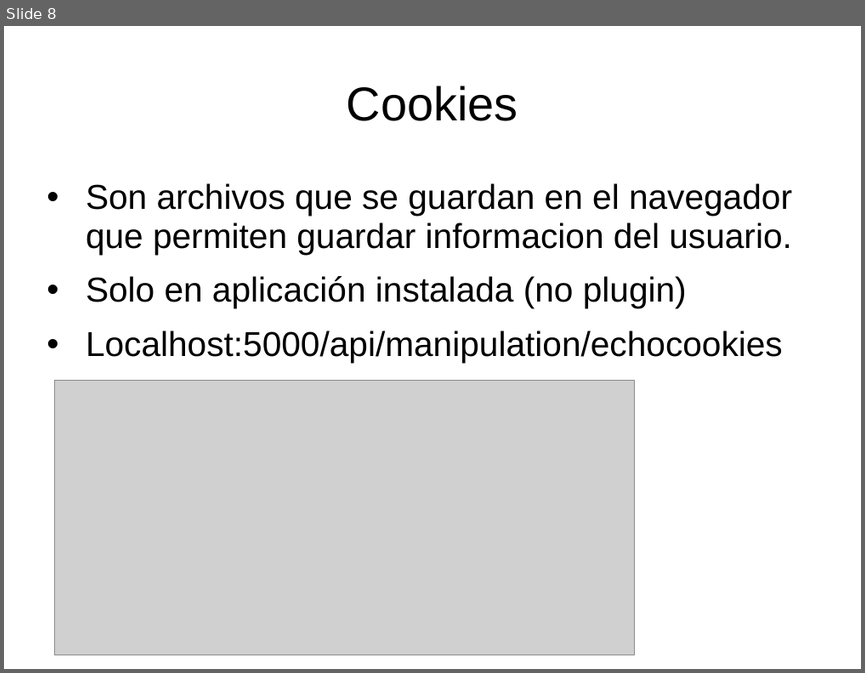
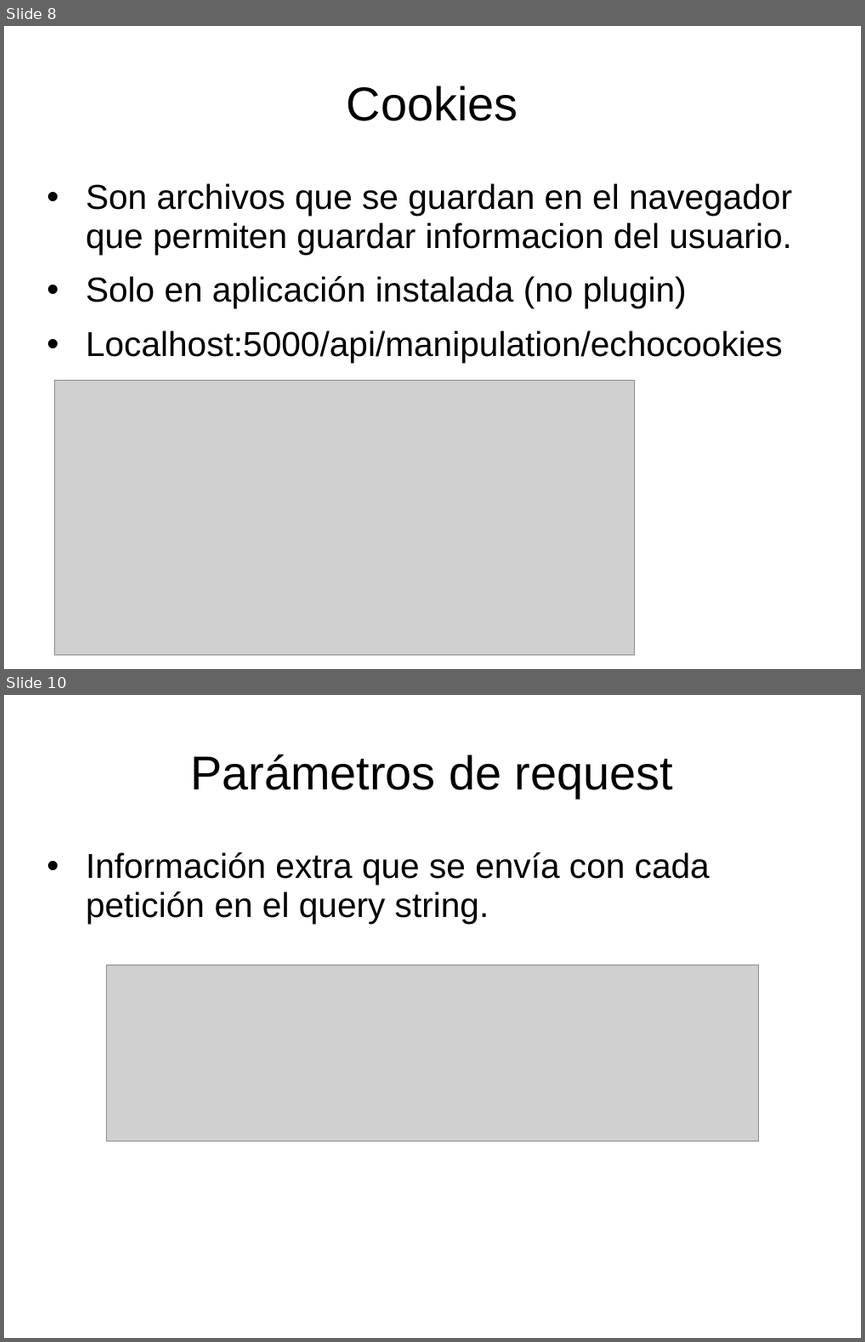
Before and after one commit to luisgepeto/PostmanCourse, a slide deck: Presentacion.ppt. Shown one above the other, each under a label of ours: slide 8 before the commit, slides 8 and 10 after it; the slides between them are not shown. The pictures are 865x673 and 865x1342 pixels, drawn with LibreOffice and Linux fonts; fonts in the diff are those of the drawing; grey boxes stand for pictures. Boxes give left, top, right and bottom in pixels: in the first picture for what was removed or moved away, otherwise in the second. Text is boxed around its words. In the diff, an @@ line names an element or a change of style, - is before the commit and + after.

```diff
--- a/Presentacion.ppt
+++ b/Presentacion.ppt
@@ slide 10 added at [4, 695, 861, 1338], background #FFFFFF @@
@@ title added at [190, 755, 673, 798], 44 pt, text #000000 @@
+Parámetros de request
@@ text added at [86, 852, 710, 924], 32 pt, text #000000 @@
+• Información extra que se envía con cada petición en el query string.
@@ picture added at [107, 964, 759, 1141] @@
```
Also in this commit, not shown: 2 slides changed, 5 other slides added, 1 slide removed, 4 other files.
